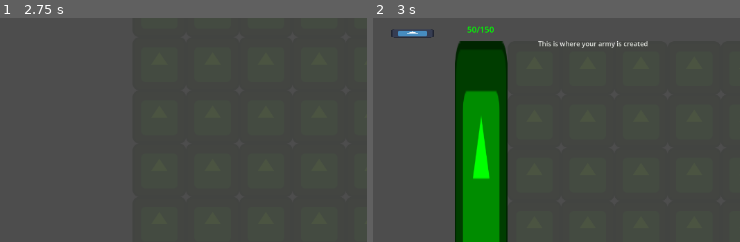
Above: before the commit, frames 1-2 (left to right).
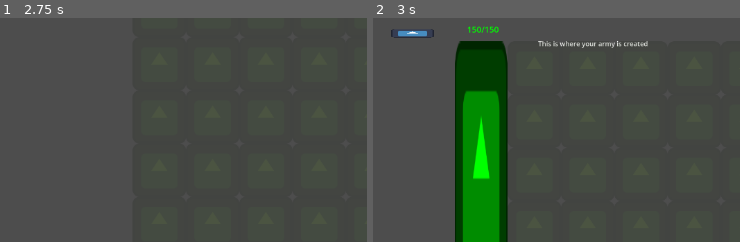
Above: after the commit, the same moments.

Repository: LorcanSmith/Armies
Game: Godot game, scene res://Scenes/main.tscn
Same seed, same stepped clock (60 frames per second), same inputs: the game is played once before the commit and once after it. The engine's default icon, where the game draws it, is replaced by a stand-in: a white triangle on a blue panel in a dark square.
Inputs (mouse positions are % of the whole screen's width and height, from its top left):
- Up to frame 1 (2.75 s): click "Place Enemy" at 0.5 s; click "Place skill" at 1.25 s; click (5, 12) at 2 s
- Up to frame 2 (3 s): tap Enter (ui_accept) at 2.75 s; move the mouse to (33, 89) at 2.77 s; hold D from 2.78 s (still down); hold L from 2.78 s (still down); click (33, 89) at 2.92 s
The pictures show only the part of the screen within x 0-50%, y 21-71%; the shares and areas given below are measured in that part.

Frame 1 is identical in both runs. In frame 2, 0.2% of the frame differs, in the area x 25-35%, y 3-7%.
Error before the commit: Attempt to call function 'get_position' in base 'null instance' on a null instance. (res://Scripts/Managers/grid_manager.gd:97)

Commit message:
Game manager keeps track of turn number and enemy armies save in a different file based on turn number

Diff:
--- a/Scripts/Managers/game_manager.gd
+++ b/Scripts/Managers/game_manager.gd
@@ -18,6 +18,9 @@
 var status_bar : StatusBar
 
 var in_combat : bool = false
+
+#What turn are we on
+var turn_number = 0
 
 func _ready():
 	in_combat = false
@@ -40,6 +43,7 @@
 	if in_combat:
 		current_scene = combat_scene.instantiate()
 	else:
+		turn_number += 1
 		current_scene = shop_scene.instantiate()
 		current_scene.money_changed.connect(_money_changed)
 	add_child(current_scene)
@@ -65,8 +69,6 @@
 	if Input.is_key_pressed(KEY_S):
 		for grids in GridManager.get_children():
 			grids.save_current_grid()
-	if Input.is_key_pressed(KEY_L):
-		GridManager.load_layout("army")
 #	pauses/restarts the battle ticks, can be used in conjunction with "T" to step through a battle
 	if Input.is_key_pressed(KEY_P):
 		if (CombatManager!= null):
@@ -77,10 +79,5 @@
 		if (CombatManager!= null):
 			CombatManager.battle_ticker()
 
-	if Input.is_key_pressed(KEY_X):
-		CombatManager.setup_headquarters()
-	if Input.is_key_pressed(KEY_D):
-		CombatManager.player_headquarter.hurt(100)
-
 func _money_changed(amount : int):
 	status_bar.set_money(amount)
--- a/Scripts/Managers/grid_manager.gd
+++ b/Scripts/Managers/grid_manager.gd
@@ -48,6 +48,7 @@
 							tiles[width][height].add_child(instance)
 							instance.position = Vector2i(0,0)
 							tiles[width][height].unit_placed_on(instance)
+						#If a crash happens here, its likely the enemy army doesn't have an army made for the current turn number
 						if(enemy_unit_IDs[width][height] != null):
 							var ID_to_int = int(enemy_unit_IDs[width][height][0])
 							#Spawn in a unit. Reference the UnitDictionary to find out what unit to spawn
@@ -78,30 +79,41 @@
 	#Saves army as an enemy army
 	if(DebuggerScript.place_enemy):
 		grid_name = "enemy"
+
+	var current_turn_number = str("turn", game_manager.turn_number)
+
 	#This will give you the project directory.
-	var save_file = FileAccess.open(game_folder + grid_name + ".save", FileAccess.WRITE)
+	var save_file = FileAccess.open(game_folder + grid_name + current_turn_number + ".save", FileAccess.WRITE)
 	# JSON provides a static method to serialized JSON string.
 	var json_string = JSON.stringify(grid_data)
 	# Store the save dictionary as a new line in the save file.
 	save_file.store_line(json_string)
 
 func load_layout(file_to_load : String):
-	if not FileAccess.file_exists(game_folder + "army.save"):
-		print("ERROR - No data to load")
+	var current_turn_number
+	#If we're in combat then load this turn nubmer army
+	if(game_manager.in_combat):
+		current_turn_number = str("turn", game_manager.turn_number)
+	#If wer'e in the shop, load the last turn's army as this turn's army hasnt been saved yet
+	else:
+		current_turn_number = str("turn", (game_manager.turn_number-1))
 
 	# Load the file line by line and process that dictionary to restore
 	# the object it represents.
-	var save_file = FileAccess.open(game_folder + file_to_load + ".save", FileAccess.READ)
+	var save_file = FileAccess.open(game_folder + file_to_load + current_turn_number + ".save", FileAccess.READ)
 	var json = JSON.new()
-
-	while save_file.get_position() < save_file.get_length():
-		var json_string = save_file.get_line()
-		# Creates the helper class to interact with JSON.
-		# Check if there is any error while parsing the JSON string, skip in case of failure.
-		var parse_result = json.parse(json_string)
-		if not parse_result == OK:
-			print("JSON Parse Error: ", json.get_error_message(), " in ", json_string, " at line ", json.get_error_line())
-			continue
+	#THIS DOESNT SEEM TO PRINT, CRASHES ELSEWHERE
+	if not FileAccess.file_exists(game_folder + file_to_load + current_turn_number + ".save"):
+		print("ERROR - No data to load")
+	else:
+		while save_file.get_position() < save_file.get_length():
+			var json_string = save_file.get_line()
+			# Creates the helper class to interact with JSON.
+			# Check if there is any error while parsing the JSON string, skip in case of failure.
+			var parse_result = json.parse(json_string)
+			if not parse_result == OK:
+				print("JSON Parse Error: ", json.get_error_message(), " in ", json_string, " at line ", json.get_error_line())
+				continue
 
 	#Returns the contents of the file to whatever called it
 	return json.data
--- a/Scripts/Units/unit.gd
+++ b/Scripts/Units/unit.gd
@@ -43,8 +43,6 @@
 @export var skill_damage : int
 @export var skill_heal : int
 
-var buffed_health : int
-
 
 @export var skill_pushes_units : bool = false
 #The parent containing all the skill locations
@@ -56,7 +54,6 @@
 
 func _ready() -> void:
 	health = max_health
-	buffed_health = max_health
 	movement_locations = find_child("movement_locations").get_children()
 	if self.is_in_group("enemy"):
 		$Label.modulate = Color(1, 0, 0, 1)
